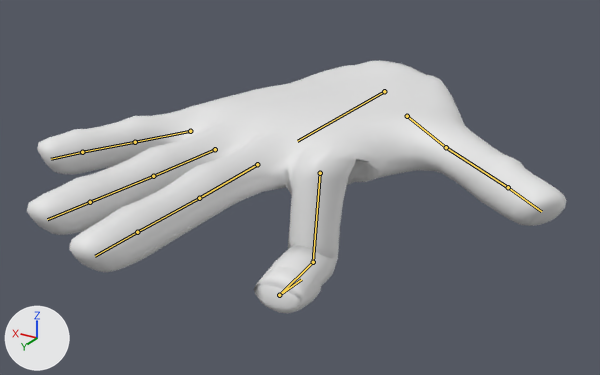
An edit to the Blender file blender and hand stuff/vrhand.blend, drawn before and after from the same camera.
Before and after are seen from a camera (50 mm lens) standing at (-1.87, 3.17, 1.42) and looking at (0.0, 0.06, -0.13). Arrows for +X, +Y and +Z are at lower left; the lights stay in place. Both versions are drawn at the pose saved in each file; the numbers are the values there. The bones that bend it are drawn over the model as lines.

Names of what the first picture shows: 'Hand'.
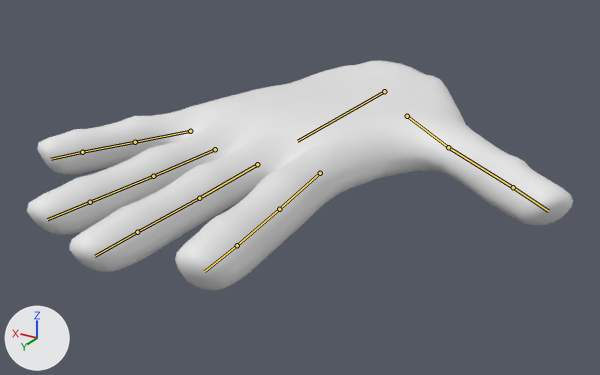
What the commit changed:
Bone 'indexProximal' (bone_indexproximal) turns from (-80, 0, 0) to (0, 1, 0) degrees about its own x, y and z.
Bone 'indexMiddle' (bone_indexmiddle) turns from (83, 0, 0) to (0, 7, 0) degrees about its own x, y and z.
Bone 'indexDistal' (bone_indexdistal) turns from (-173, 0, 0) to (0, -7, 0) degrees about its own x, y and z.
Bone 'thumbMeta' (bone_thumbmeta) turns from (0, 0, -2) to (0, 0, 0) degrees about its own x, y and z.

Location of each change, [x1, y1, x2, y2] in pixels of the pictures (600 x 375 px):
'Hand', posed (9% shorter)
    before: [27, 60, 567, 313]
    after: [27, 60, 573, 291]
bone 'indexProximal', root to tip
    before: (320, 173) to (313, 262)
    after: (320, 173) to (279, 209)
bone 'indexMiddle', root to tip
    before: (313, 262) to (279, 295)
    after: (279, 209) to (237, 245)
bone 'indexDistal', root to tip
    before: (279, 295) to (301, 279)
    after: (237, 245) to (204, 271)
bone 'thumbMeta', root to tip
    before: (407, 116) to (446, 147)
    after: (407, 116) to (448, 147)
